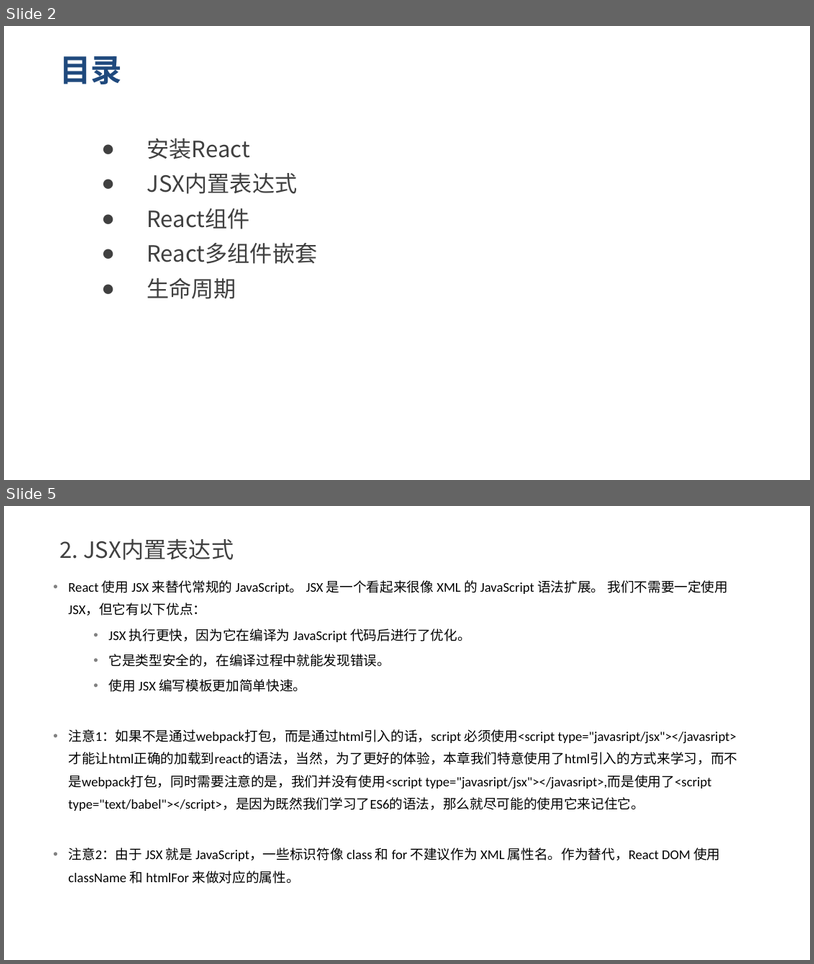
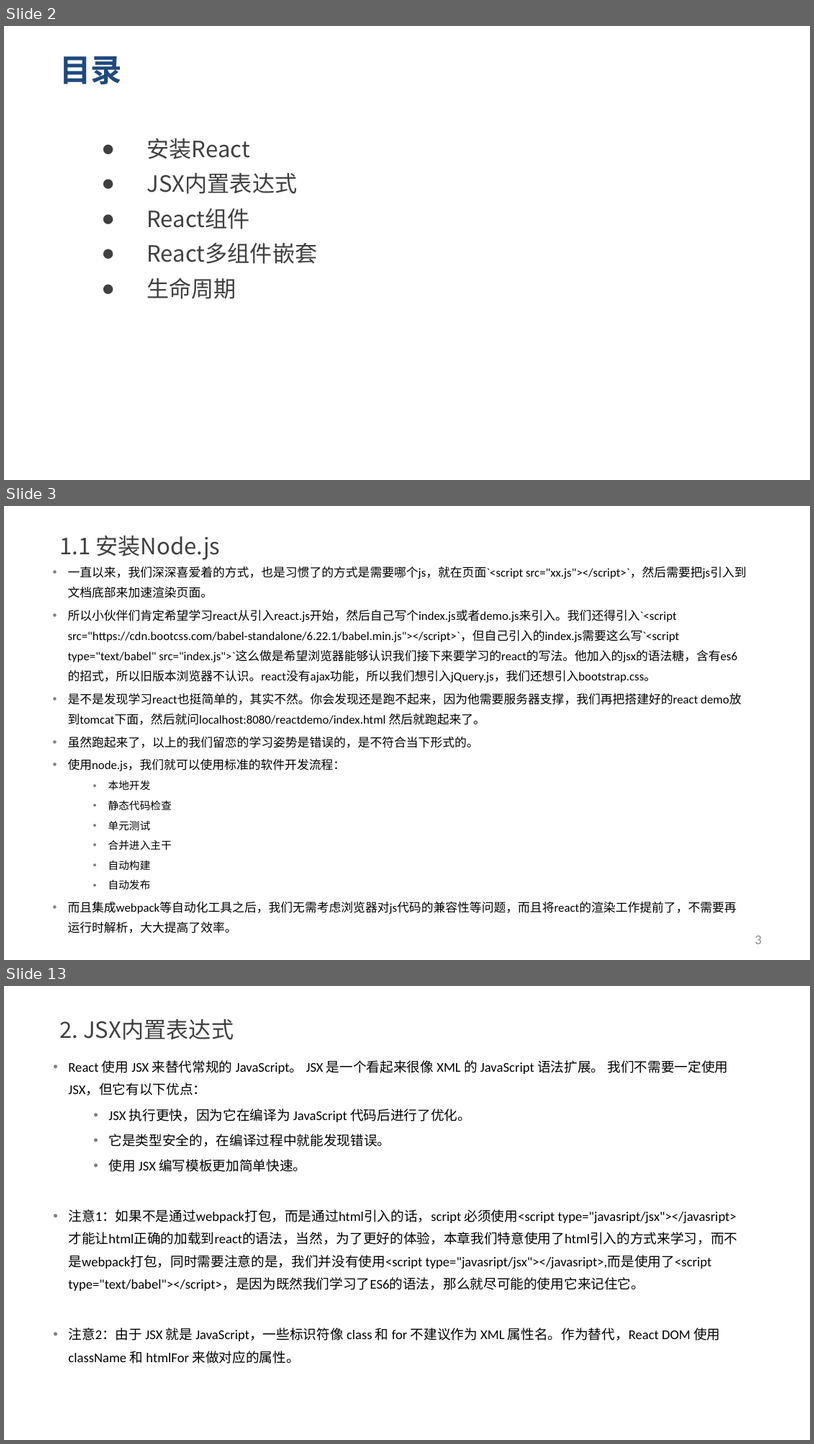
Before and after one commit to yxl2628/reactjs, a slide deck: ppt/01 React基础.pptx. Shown one above the other, each under a label of ours: slides 2 and 5 before the commit, slides 2, 3 and 13 after it; the slides between them are not shown. The pictures are 814x964 and 814x1444 pixels, drawn with LibreOffice and Linux fonts; fonts in the diff are those of the drawing. Boxes give left, top, right and bottom in pixels: in the first picture for what was removed or moved away, otherwise in the second. Text is boxed around its words. In the diff, an @@ line names an element or a change of style, - is before the commit and + after.

```diff
--- a/ppt/01 React基础.pptx
+++ b/ppt/01 React基础.pptx
@@ slide 3 added at (4,506,810,960), background #FFFFFF @@
@@ title added at (59,536,221,560), 20 pt, text #404040 @@
+1.1 安装Node.js
@@ text added at (68,566,747,933), 10.8 pt, text #000000 @@
+• 一直以来，我们深深喜爱着的方式，也是习惯了的方式是需要哪个js，就在页面`<script src="xx.js"></script>`，然后需要把js引入到文档底部来加速渲染页面。
+• 所以小伙伴们肯定希望学习react从引入react.js开始，然后自己写个index.js或者demo.js来引入。我们还得引入`<script src="https://cdn.bootcss.com/babel-standalone/6.22.1/babel.min.js"></script>`，但自己引入的index.js需要这么写`<script type="text/babel" src="index.js">`这么做是希望浏览器能够认识我们接下来要学习的react的写法。他加入的jsx的语法糖，含有es6的招式，所以旧版本浏览器不认识。react没有ajax功能，所以我们想引入jQuery.js，我们还想引入bootstrap.css。
+• 是不是发现学习react也挺简单的，其实不然。你会发现还是跑不起来，因为他需要服务器支撑，我们再把搭建好的react demo放到tomcat下面，然后就问localhost:8080/reactdemo/index.html 然后就跑起来了。
+• 虽然跑起来了，以上的我们留恋的学习姿势是错误的，是不符合当下形式的。
+• 使用node.js，我们就可以使用标准的软件开发流程：
+  • 本地开发
+  • 静态代码检查
+  • 单元测试
+  • 合并进入主干
+  • 自动构建
+  • 自动发布
+• 而且集成webpack等自动化工具之后，我们无需考虑浏览器对js代码的兼容性等问题，而且将react的渲染工作提前了，不需要再运行时解析，大大提高了效率。
@@ page number added at (755,935,761,944), 12 pt, text #8C8C8C @@
+3
@@ what was slide 5 is now slide 13 @@
```
Also in this commit, not shown: 2 slides changed, 7 other slides added.
